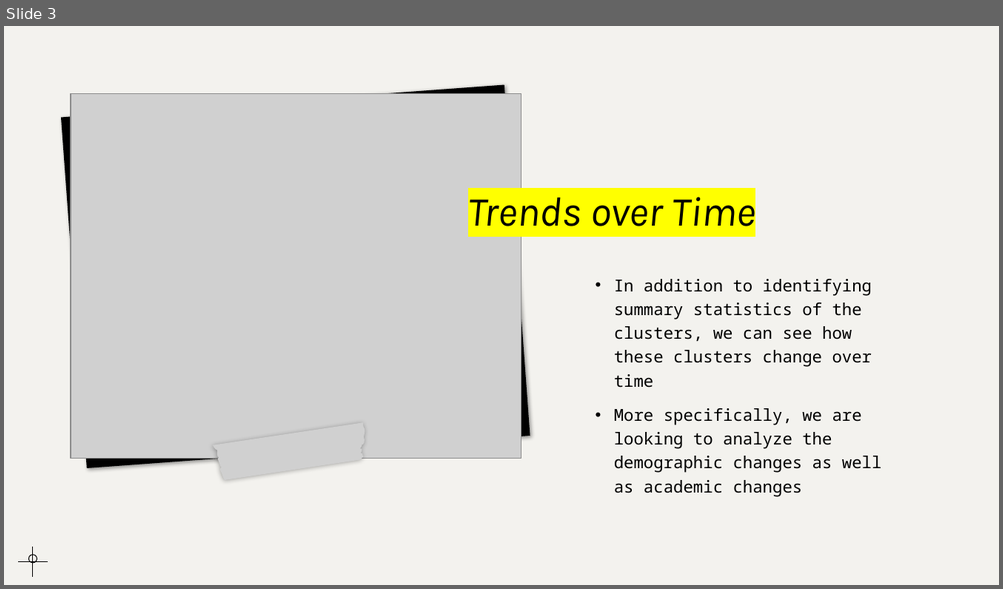
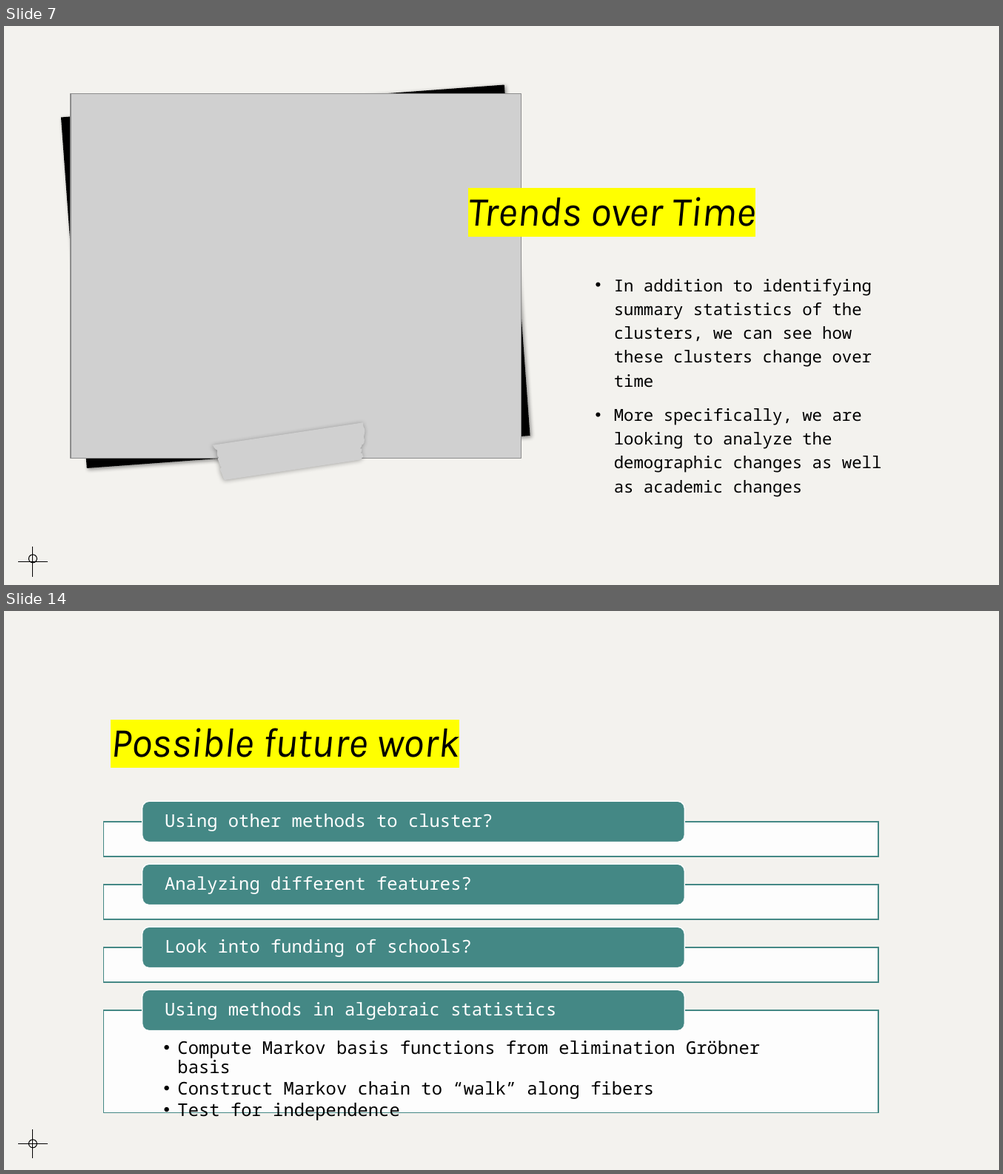
Before and after one commit to mkralis123/SoReMo, a slide deck: SoReMo.pptx. Shown one above the other, each under a label of ours: slide 3 before the commit, slides 7 and 14 after it; the slides between them are not shown. The pictures are 1003x589 and 1003x1174 pixels, drawn with LibreOffice and Linux fonts; fonts in the diff are those of the drawing; grey boxes stand for pictures. Boxes give left, top, right and bottom in pixels: in the first picture for what was removed or moved away, otherwise in the second. Text is boxed around its words. In the diff, an @@ line names an element or a change of style, - is before the commit and + after.

```diff
--- a/SoReMo.pptx
+++ b/SoReMo.pptx
@@ slide 14 added at [4, 611, 999, 1170], background #F3F2EE @@
@@ title added at [111, 728, 458, 758], 40 pt, text #000000, italic @@
+Possible future work
@@ group added at [103, 801, 878, 1121]: 5 texts, 4 rectangles, 4 rounded rectangles @@
+Using other methods to cluster?
+Analyzing different features?
+Look into funding of schools?
+  • Compute Markov basis functions from elimination Gröbner basis
+  • Construct Markov chain to “walk” along fibers
+  • Test for independence
+Using methods in algebraic statistics
@@ ellipse added at [28, 1140, 37, 1148], outline #000000 0.75 pt @@
@@ line added from (33, 1159) to (33, 1130), #000000 0.75 pt @@
@@ line added from (18, 1145) to (47, 1145), #000000 0.75 pt @@
@@ what was slide 3 is now slide 7 @@
```
Also in this commit, not shown: 2 slides changed, 8 other slides added, 1 slide removed, 24 other files.
